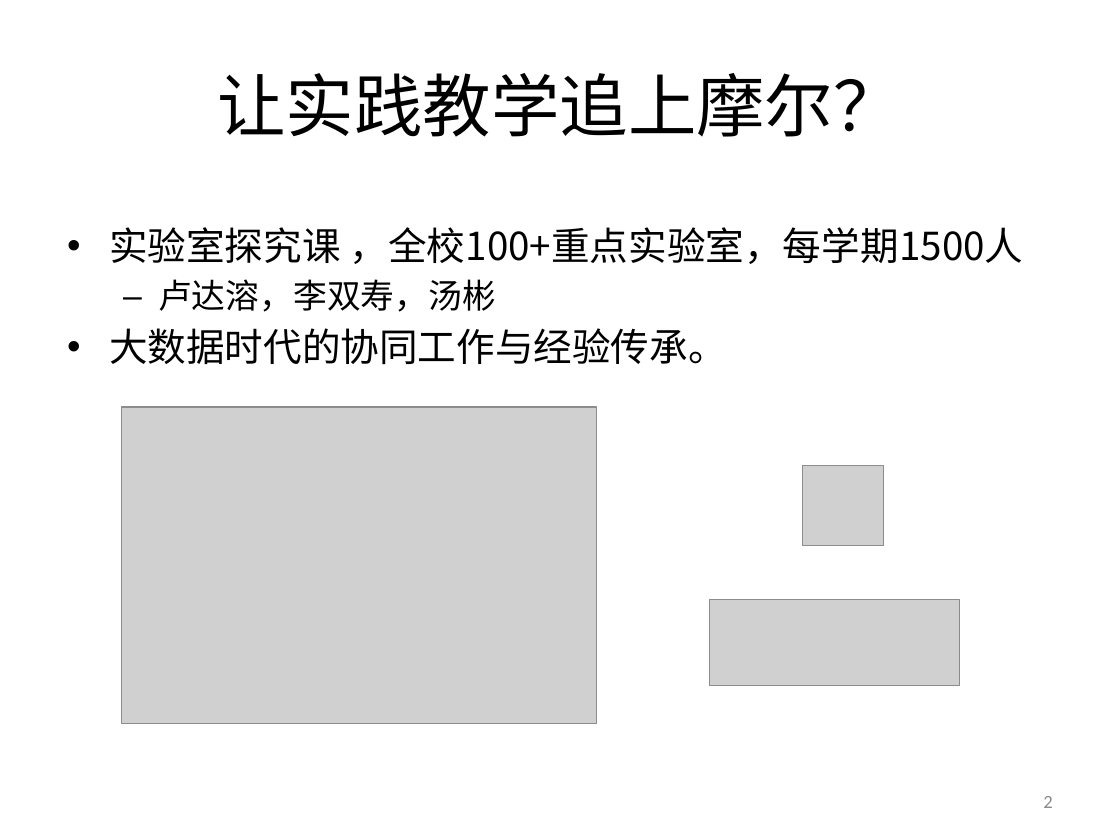
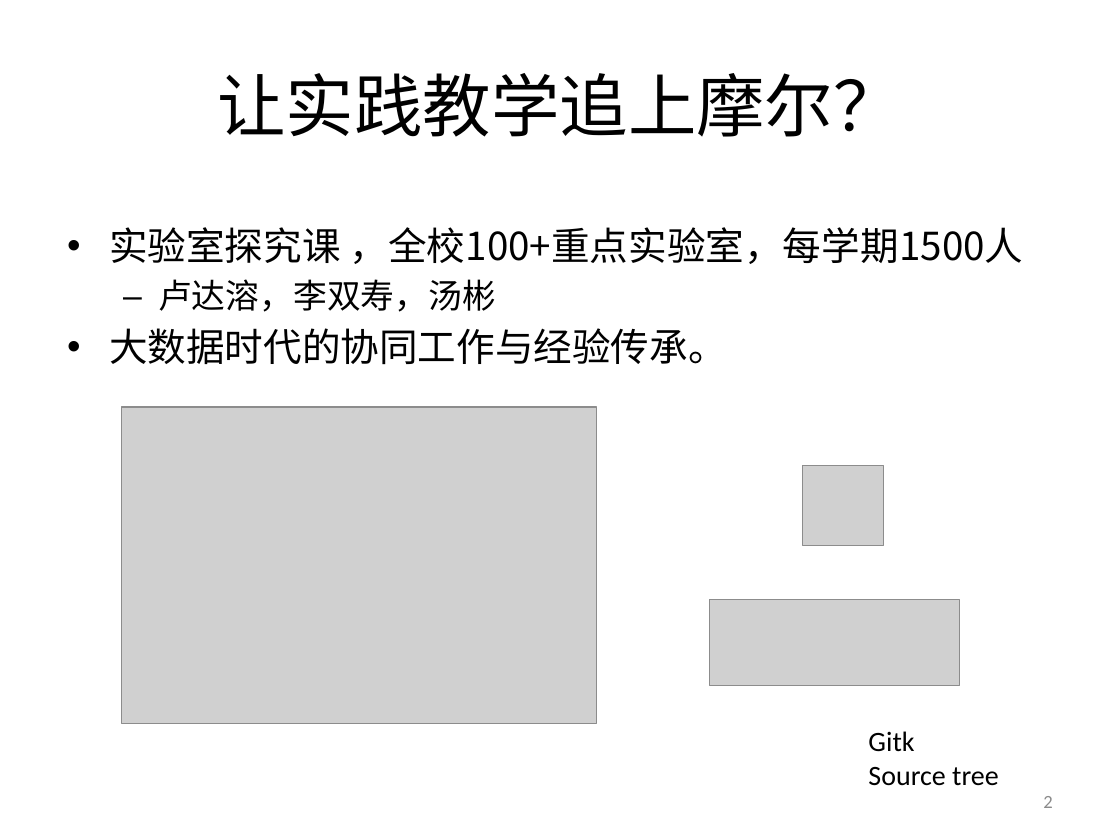
Before and after one commit to woodyme/2014JanXLP, a slide deck: slide 2 of 课程方案/XLP_WorkFLow_CHN.pptx. Drawn at 1120x840 pixels with LibreOffice and Linux fonts; fonts in the diff are those of the drawing; grey boxes stand for pictures; background and template pictures are left out. Boxes give left, top, right and bottom in pixels: in the first picture for what was removed or moved away, otherwise in the second. Text is boxed around its words. In the diff, an @@ line names an element or a change of style, - is before the commit and + after.

```diff
--- a/课程方案/XLP_WorkFLow_CHN.pptx
+++ b/课程方案/XLP_WorkFLow_CHN.pptx
@@ text added at (868,731,999,786), 18 pt, text #000000 @@
+Gitk
+Source tree
```
Also in this commit, not shown: 4 other slides changed, 1 slide removed.
